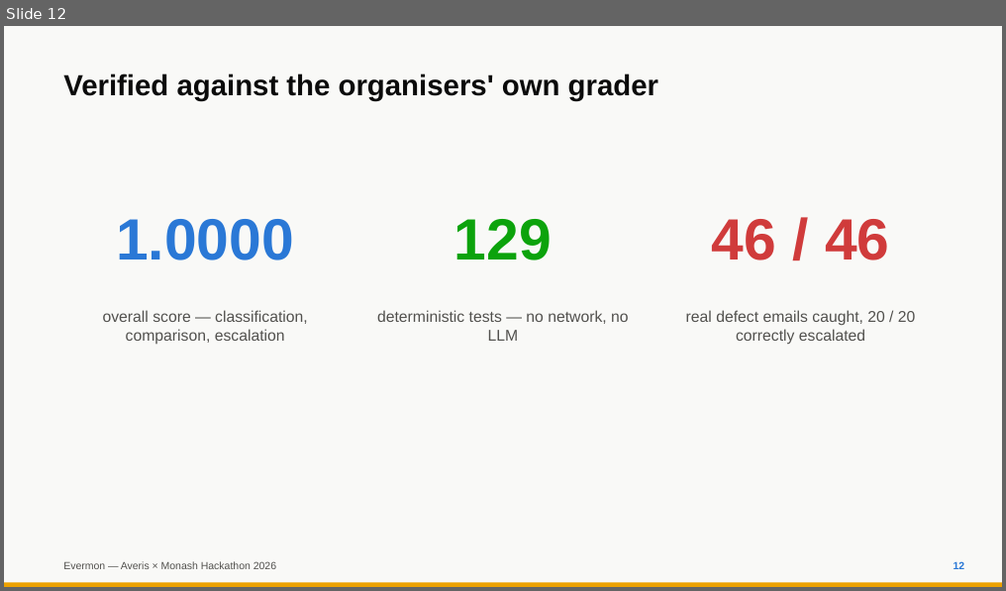
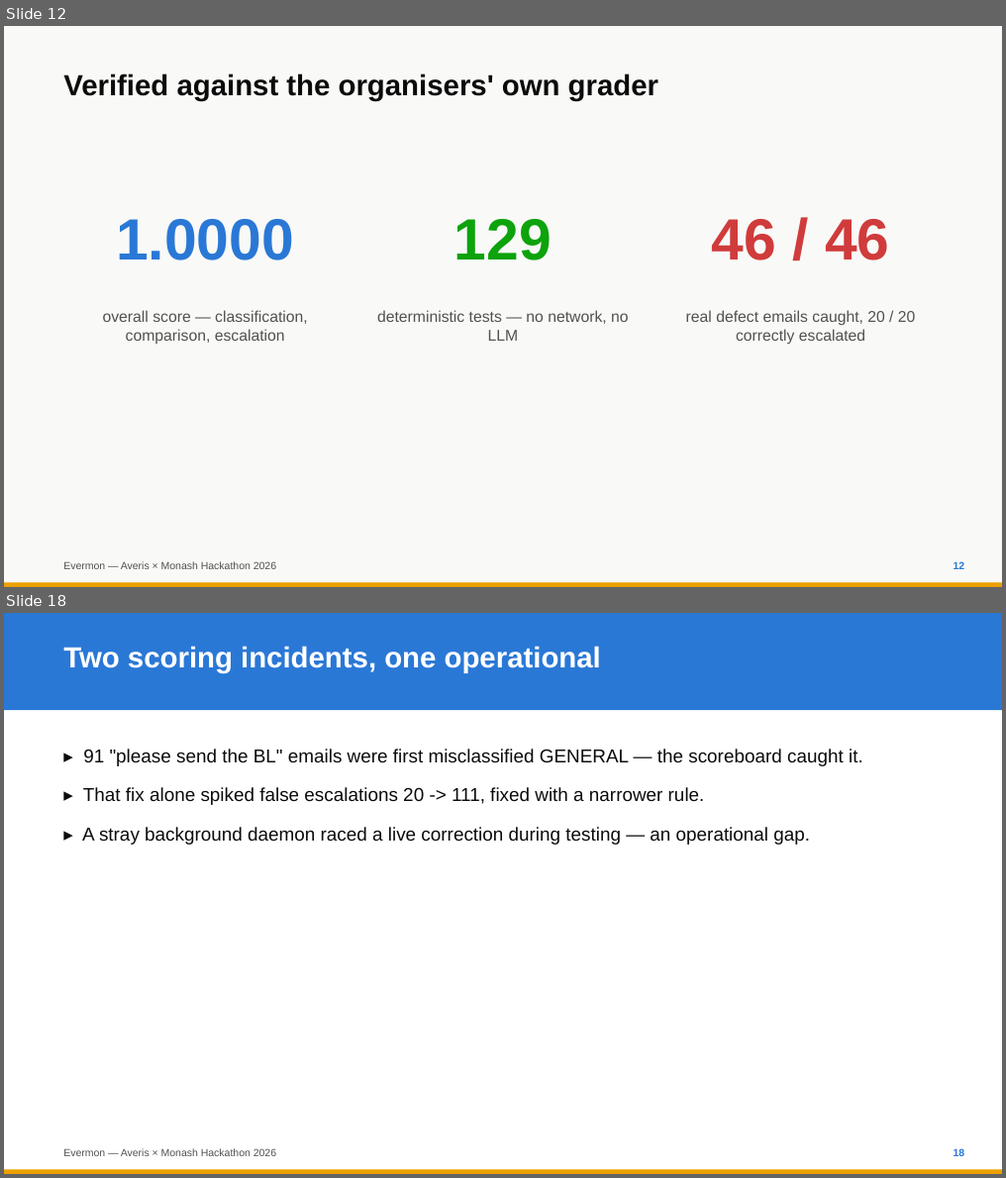
Before and after one commit to ponli550/Evermon, a slide deck: docs/AverisMonash2026.pptx. Shown one above the other, each under a label of ours: slide 12 before the commit, slides 12 and 18 after it; the slides between them are not shown. The pictures are 1006x591 and 1006x1178 pixels, drawn with LibreOffice and Linux fonts; fonts in the diff are those of the drawing. Boxes give left, top, right and bottom in pixels: in the first picture for what was removed or moved away, otherwise in the second. Text is boxed around its words. In the diff, an @@ line names an element or a change of style, - is before the commit and + after.

```diff
--- a/docs/AverisMonash2026.pptx
+++ b/docs/AverisMonash2026.pptx
@@ slide 18 added at bbox=[4, 613, 1002, 1174], background #FFFFFF @@
@@ rectangle added at bbox=[4, 613, 1002, 710], fill #2A78D6 @@
@@ text added at bbox=[63, 646, 601, 673], 28 pt, text #FFFFFF, bold @@
+Two scoring incidents, one operational
@@ text added at bbox=[82, 749, 863, 845], 18 pt, text #0B0B0B @@
+▸ 91 "please send the BL" emails were first misclassified GENERAL — the scoreboard caught it.
+▸ That fix alone spiked false escalations 20 -> 111, fixed with a narrower rule.
+▸ A stray background daemon raced a live correction during testing — an operational gap.
@@ rectangle added at bbox=[4, 1170, 1002, 1174], fill #EDA100 @@
@@ text added at bbox=[63, 1149, 276, 1157], 10 pt, text #52514E @@
+Evermon — Averis × Monash Hackathon 2026
@@ text added at bbox=[953, 1149, 965, 1157], 10 pt, text #2A78D6, bold @@
+18
```
Also in this commit, not shown: 1 slide changed, 7 other slides added, 2 other files.
